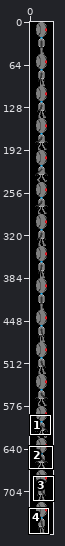
One commit to this sprite sheet: sprites/faller.png. The first picture is a wide view before the edit; the outline marks the close-up.
Close-up. Earlier state:
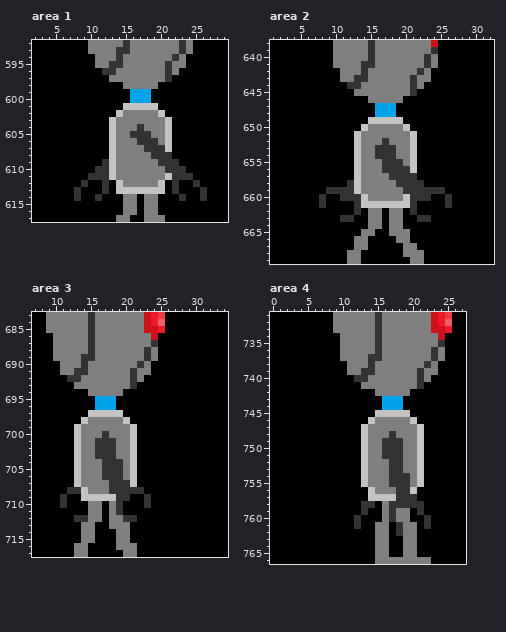
The file is 35x768 pixels. Shown: area 1: x 2..29, y 592..617; area 2: x 1..32, y 638..669; area 3: x 7..34, y 683..717; area 4: x 0..27, y 731..766. The commit also changed other parts of the picture, which this record leaves out.
After:
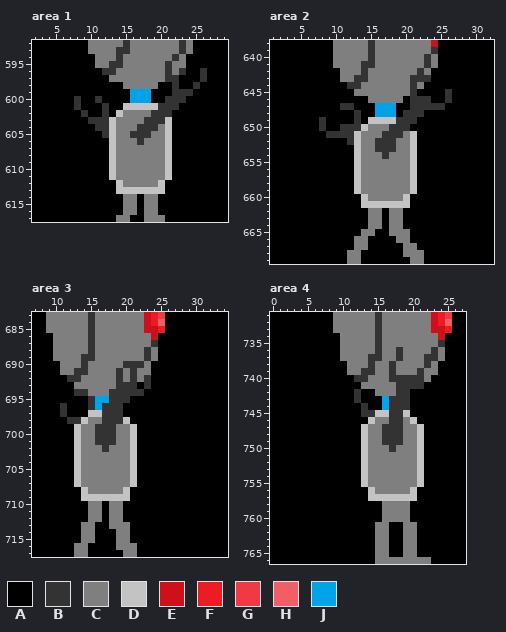
Palette (. is transparent): A #000000  B #333333  C #7f7f7f  D #c3c3c3  E #cd101a  F #ed1c24  G #ef3a44  H #f25e65  J #00a2e8
The edit:
--- area 1
@@ x 2..29 @@
 595 AAAAAAAAACCBBCCCCCCBCCAAAAAA
-596 AAAAAAAAAABBCCCCCCCBCAAAAAAA
-597 AAAAAAAAAAACCCCCCCCBAAAAAAAA
-598 AAAAAAAAAAAAACCCCCAAAAAAAAAA
-599 AAAAAAAAAAAAAAJJJAAAAAAAAAAA
-600 AAAAAAAAAAAAAAJJJAAAAAAAAAAA
-601 AAAAAAAAAAAAADDDDDAAAAAAAAAA
-602 AAAAAAAAAAAADCCCCCDAAAAAAAAA
-603 AAAAAAAAAAADCCCCCCCDAAAAAAAA
-604 AAAAAAAAAAADCCCBCCCDAAAAAAAA
-605 AAAAAAAAAAADCCBBBCCDAAAAAAAA
-606 AAAAAAAAAAADCCCBBBCDAAAAAAAA
-607 AAAAAAAAAAADCCCCBBBDAAAAAAAA
-608 AAAAAAAAAAADCCCCCBBBAAAAAAAA
-609 AAAAAAAAAABDCCCCCCBBBAAAAAAA
-610 AAAAAAAAABBDCCCCCCCBBBAAAAAA
-611 AAAAAAAABBBDCCCCCCCDBBBAAAAA
-612 AAAAAAABAABADCCCCCDABAABAAAA
-613 AAAAAABAAABADDDDDDDABAAABAAA
-614 AAAAAABAABAAACCACCAAABAABAAA
+596 AAAAAAAAAABBCCCCCCCBCBAABAAA
+597 AAAAAAAAAAACCCCCCCCBBAAABAAA
+598 AAAAAAAAAAAAACCCCCAABAABAAAA
+599 AAAAAAAAAAAAAAJJJAAABBBAAAAA
+600 AAAAAABAABAAAAJJJAABBBAAAAAA
+601 AAAAAABAAABAADDDDDBBBAAAAAAA
+602 AAAAAAABAABADCCCCBBBAAAAAAAA
+603 AAAAAAAABBBDCCCCBBBDAAAAAAAA
+604 AAAAAAAAABBDCCCBBBCDAAAAAAAA
+605 AAAAAAAAAABDCCBBBCCDAAAAAAAA
+606 AAAAAAAAAAADCCCBCCCDAAAAAAAA
+607 AAAAAAAAAAADCCCCCCCDAAAAAAAA
+608 AAAAAAAAAAADCCCCCCCDAAAAAAAA
+609 AAAAAAAAAAADCCCCCCCDAAAAAAAA
+610 AAAAAAAAAAADCCCCCCCDAAAAAAAA
+611 AAAAAAAAAAADCCCCCCCDAAAAAAAA
+612 AAAAAAAAAAAADCCCCCDAAAAAAAAA
+613 AAAAAAAAAAAADDDDDDDAAAAAAAAA
+614 AAAAAAAAAAAAACCACCAAAAAAAAAA
 615 AAAAAAAAAAAAACCACCAAAAAAAAAA
--- area 2
@@ x 1..32 @@
 642 AAAAAAAAAACCCBCCCCCCCBCAAAAAAAAA
-643 AAAAAAAAAACCBBCCCCCCBCCAAAAAAAAA
+643 AAAAAAAAAACCBBCCCCCCBBBAAAAAAAAA
 644 AAAAAAAAAAABBCCCCCCCBCAAAAAAAAAA
-645 AAAAAAAAAAAACCCCCCCCBAAAAAAAAAAA
-646 AAAAAAAAAAAAAACCCCCAAAAAAAAAAAAA
-647 AAAAAAAAAAAAAAAJJJAAAAAAAAAAAAAA
-648 AAAAAAAAAAAAAAAJJJAAAAAAAAAAAAAA
-649 AAAAAAAAAAAAAADDDDDAAAAAAAAAAAAA
-650 AAAAAAAAAAAAADCCCCCDAAAAAAAAAAAA
-651 AAAAAAAAAAAADCCCCCCCDAAAAAAAAAAA
-652 AAAAAAAAAAAADCCCBCCCDAAAAAAAAAAA
+645 AAAAAAAAAAAACCCCCCCCBAAAABAAAAAA
+646 AAAAAAAAAAAAAACCCCCABBBAABAAAAAA
+647 AAAAAAAAAABBAAAJJJAABBBBBAAAAAAA
+648 AAAAAAAAAAAABAAJJJABBBAAAAAAAAAA
+649 AAAAAAABAAAABADDDDBBBAAAAAAAAAAA
+650 AAAAAAABAABBBDCCCBBBAAAAAAAAAAAA
+651 AAAAAAAABBBBDCCCBBBCDAAAAAAAAAAA
+652 AAAAAAAAAAABDCCBBBCCDAAAAAAAAAAA
 653 AAAAAAAAAAAADCCBBBCCDAAAAAAAAAAA
-654 AAAAAAAAAAAADCCBBBCCDAAAAAAAAAAA
-655 AAAAAAAAAAAADCCCBBBCDAAAAAAAAAAA
-656 AAAAAAAAAAAADCCCBBBBDAAAAAAAAAAA
-657 AAAAAAAAAAAADCCCCBBBBAAAAAAAAAAA
-658 AAAAAAAAAAABDCCCCCBBBBAAAAAAAAAA
-659 AAAAAAAABBBBDCCCCCCBBBBBBAAAAAAA
-660 AAAAAAABAABBBDCCCCCDBBBAABAAAAAA
-661 AAAAAAABAAAABDDDDDDDBAAAABAAAAAA
-662 AAAAAAAAAAAABACCACCABAAAAAAAAAAA
-663 AAAAAAAAAABBAACCACCAABBAAAAAAAAA
+654 AAAAAAAAAAAADCCCBCCCDAAAAAAAAAAA
+655 AAAAAAAAAAAADCCCCCCCDAAAAAAAAAAA
+656 AAAAAAAAAAAADCCCCCCCDAAAAAAAAAAA
+657 AAAAAAAAAAAADCCCCCCCDAAAAAAAAAAA
+658 AAAAAAAAAAAADCCCCCCCDAAAAAAAAAAA
+659 AAAAAAAAAAAADCCCCCCCDAAAAAAAAAAA
+660 AAAAAAAAAAAAADCCCCCDAAAAAAAAAAAA
+661 AAAAAAAAAAAAADDDDDDDAAAAAAAAAAAA
+662 AAAAAAAAAAAAAACCACCAAAAAAAAAAAAA
+663 AAAAAAAAAAAAAACCACCAAAAAAAAAAAAA
 664 AAAAAAAAAAAAAACCACCAAAAAAAAAAAAA
--- area 3
@@ x 9..25 @@
 689 ACCCCBBCCCCCCCBCA
-690 AACCCBCCCCCCCBCAA
-691 AACCBBCCCCCCBCCAA
-692 AAABBCCCCCCCBCAAA
-693 AAAACCCCCCCCBAAAA
-694 AAAAAACCCCCAAAAAA
-695 AAAAAAAJJJAAAAAAA
-696 AAAAAAAJJJAAAAAAA
-697 AAAAAADDDDDAAAAAA
-698 AAAAADCCCCCDAAAAA
-699 AAAADCCCCCCCDAAAA
-700 AAAADCCCBCCCDAAAA
+690 AACCCBCCCCCBBBCAA
+691 AACCBBCCCCBCBCCAA
+692 AAABBCCCCCBCBCBAA
+693 AAAACCCCCCBBBABAA
+694 AAAABBCCCBBBBBAAA
+695 AAAAAABJJBBBAAAAA
+696 AABAAABJBBBAAAAAA
+697 AABAAADDBBBAAAAAA
+698 AAABBDCCBBBDAAAAA
+699 AAAADCCBBBCCDAAAA
+700 AAAADCCBBBCCDAAAA
 701 AAAADCCBBBCCDAAAA
-702 AAAADCCBBBCCDAAAA
-703 AAAADCCBBBCCDAAAA
-704 AAAADCCCBBBCDAAAA
-705 AAAADCCCBBBCDAAAA
-706 AAAADCCCBBBCDAAAA
-707 AAAADCCCCBBBDAAAA
-708 AAABBDCCCBBBBBAAA
-709 AABAADDDDDBBAABAA
-710 AABAAACCACBAAABAA
-711 AAAAAACCACBAAAAAA
-712 AAAABBCCACCBBAAAA
+702 AAAADCCCBCCCDAAAA
+703 AAAADCCCCCCCDAAAA
+704 AAAADCCCCCCCDAAAA
+705 AAAADCCCCCCCDAAAA
+706 AAAADCCCCCCCDAAAA
+707 AAAADCCCCCCCDAAAA
+708 AAAAADCCCCCDAAAAA
+709 AAAAADDDDDDDAAAAA
+710 AAAAAACCACCAAAAAA
+711 AAAAAACCACCAAAAAA
+712 AAAAAACCACCAAAAAA
 713 AAAAACCAACCCAAAAA
--- area 4
@@ x 10..24 @@
 735 CCCCCBCCCCCCCCB
-736 CCCCCBCCCCCCCBC
-737 CCCCBBCCCCCCCBC
-738 ACCCBCCCCCCCBCA
-739 ACCBBCCCCCCBCCA
-740 AABBCCCCCCCBCAA
-741 AAACCCCCCCCBAAA
-742 AAAAACCCCCAAAAA
-743 AAAAAAJJJAAAAAA
-744 AAAAAAJJJAAAAAA
-745 AAAAADDDDDAAAAA
-746 AAAADCCCCCDAAAA
-747 AAADCCCCCCCDAAA
-748 AAADCCCBCCCDAAA
+736 CCCCCBCCBCCCCBC
+737 CCCCBBCCBCCCBBC
+738 ACCCBCCBCCCCBCA
+739 ACCBBCCBCCCBCCA
+740 AABBCCCBBBBBCAA
+741 AAACCCCCBBBBAAA
+742 AABAACCCBBAAAAA
+743 AABAAAJBBBAAAAA
+744 AAABAAJBBBAAAAA
+745 AAABBDDBBDAAAAA
+746 AAAADCCBBCDAAAA
+747 AAADCCBBBCCDAAA
+748 AAADCCBBBCCDAAA
 749 AAADCCBBBCCDAAA
-750 AAADCCBBBCCDAAA
-751 AAADCCBBBCCDAAA
-752 AAADCCCBBCCDAAA
-753 AAADCCCBBCCDAAA
-754 AAADCCCBBBCDAAA
-755 AAADCCCBBBCDAAA
-756 AAAADCCCBBDAAAA
-757 AAAADDDDBBBAAAA
-758 AAABBACBBBBBAAA
-759 AAABAACBCCABAAA
-760 AABAAACBCCAABAA
-761 AABAACCABCCABAA
-762 AAAAACCABCCAAAA
+750 AAADCCCBCCCDAAA
+751 AAADCCCCCCCDAAA
+752 AAADCCCCCCCDAAA
+753 AAADCCCCCCCDAAA
+754 AAADCCCCCCCDAAA
+755 AAADCCCCCCCDAAA
+756 AAAADCCCCCDAAAA
+757 AAAADDDDDDDAAAA
+758 AAAAAACCCCAAAAA
+759 AAAAAACCCCAAAAA
+760 AAAAAACCCCAAAAA
+761 AAAAACCAACCAAAA
+762 AAAAACCAACCAAAA
 763 AAAAACCAACCAAAA
Where, in picture pixels (left, top, right, bottom), the same in both close-ups:
changed: (144, 68, 207, 201)
changed: (74, 96, 109, 201)
changed: (319, 75, 452, 222)
changed: (60, 361, 151, 522)
changed: (354, 347, 431, 536)
